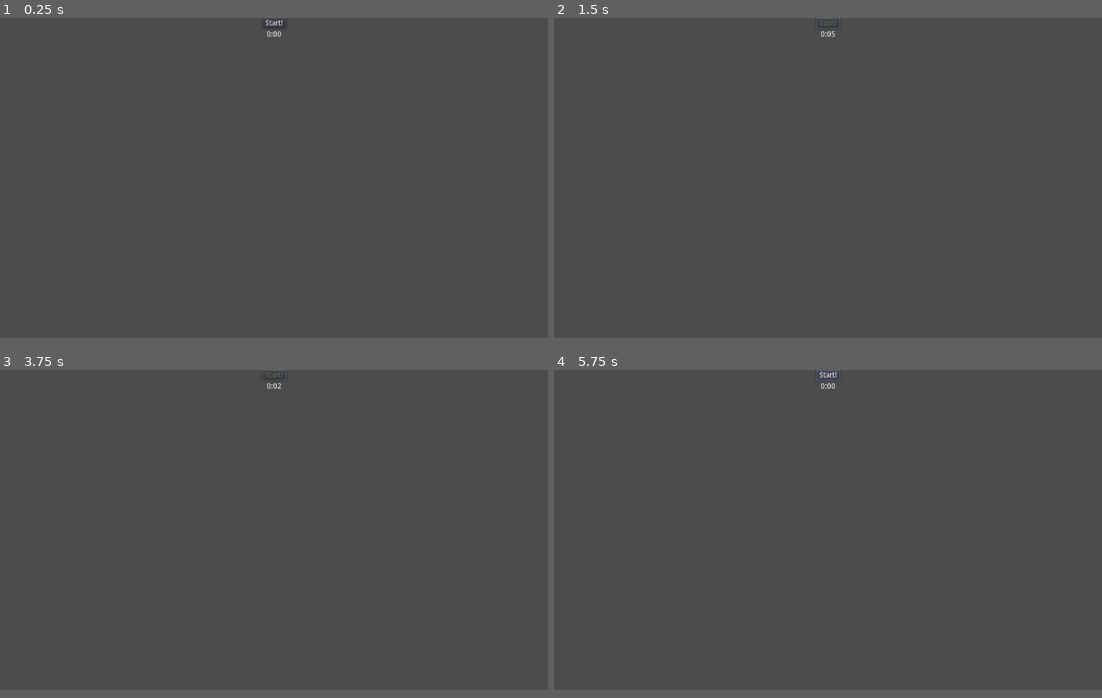
Above: before the commit, frames 1-4 (two rows, left to right).
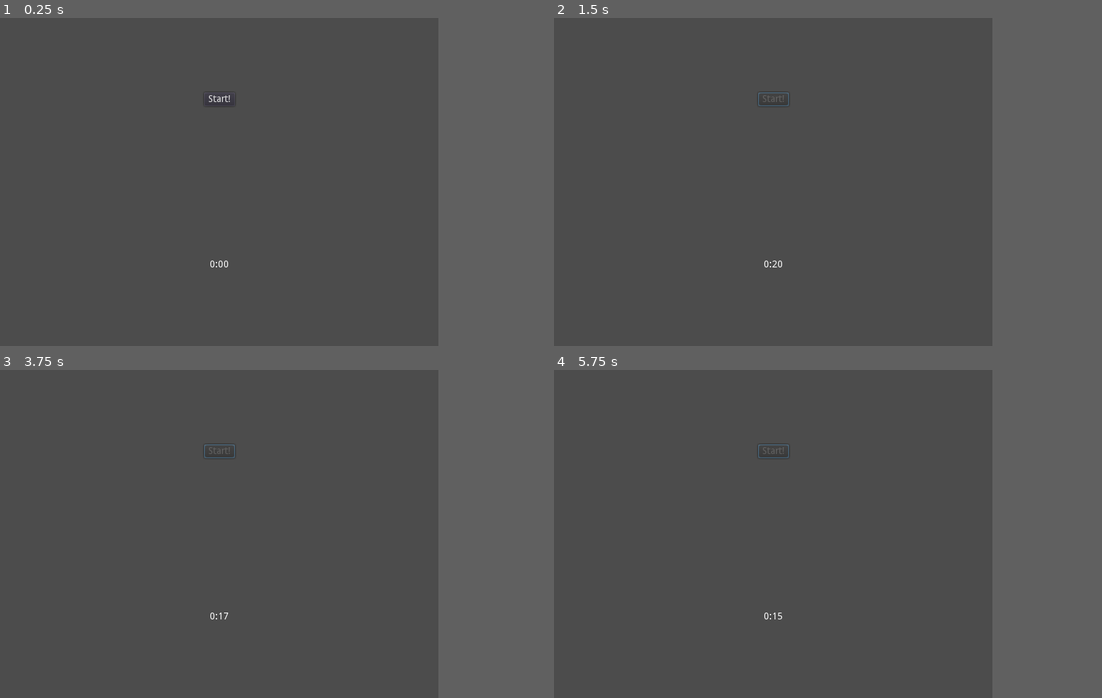
Above: after the commit, the same moments.

Repository: doctor-g/MonsDRAWsityTimer
Game: Godot game, scene res://src/MainScene.tscn
The game is run twice, just before and just after one commit, with the same random seed, the same clock (stepped at 60 frames per second) and the same inputs.
Inputs:
- Up to frame 1 (0.25 s): no input
- Up to frame 2 (1.5 s): click "Start!" at 0.5 s; tap Enter at 1.25 s
- Up to frame 3 (3.75 s): tap Space at 2 s; tap Enter at 3.5 s
- Up to frame 4 (5.75 s): tap Space at 4.25 s; tap Enter at 5 s
In our replay, the window is 800x468 before the commit and 640x480 after it. These sizes can differ from the game's own. Grey fills any space a smaller window leaves; there, only what the larger window draws over its background counts as a difference.

The runs differ from the first frame. In frame 1, 0.1% of the frame differs, in the area x 38-52%, y 0-77%; in frame 2, 0.1%; in frame 3, 0.1%; in frame 4, 0.1%, in the area x 37-53%, y 0-77%.

Commit message:
Adjust size and layout

Diff:
--- a/project/project.godot
+++ b/project/project.godot
@@ -23,6 +23,13 @@
 
 gdscript/warnings/integer_division=false
 
+[display]
+
+window/size/width=640
+window/size/height=480
+window/stretch/mode="2d"
+window/stretch/aspect="keep"
+
 [rendering]
 
 quality/driver/driver_name="GLES2"
--- a/project/src/MainScene.gd
+++ b/project/src/MainScene.gd
@@ -1,9 +1,14 @@
 extends Control
 
+enum State {
+	NONE, STUDY, DRAW
+}
 
-export var studyDuration := 5
+export var studyDuration := 20
+export var drawDuration := 120
 
 var _secondsRemaining : int = 0
+var _state = State.NONE
 
 onready var _startButton := $VBoxContainer/StartButton
 onready var _timer := $Timer
@@ -13,6 +18,7 @@
 
 func _on_StartButton_pressed():
 	_startButton.disabled = true
+	_state = State.STUDY
 	_secondsRemaining = studyDuration
 	_timeRemainingLabel.text = _formatSecondsRemaining()
 	_timer.start(1)
@@ -23,8 +29,13 @@
 	_timeRemainingLabel.text = _formatSecondsRemaining()
 	if _secondsRemaining == 0:
 		_beepPlayer.play()
-		_startButton.disabled = false
-		_timer.stop()
+		match _state:
+			State.STUDY:
+				_secondsRemaining = drawDuration
+			State.DRAW:
+				_startButton.disabled = false
+				_state = State.NONE
+				_timer.stop()
 
 
 func _formatSecondsRemaining() -> String:
--- a/project/src/MainScene.tscn
+++ b/project/src/MainScene.tscn
@@ -25,14 +25,19 @@
 }
 
 [node name="StartButton" type="Button" parent="VBoxContainer"]
+margin_top = 109.0
 margin_right = 45.0
-margin_bottom = 20.0
+margin_bottom = 129.0
+size_flags_horizontal = 3
+size_flags_vertical = 6
 text = "Start!"
 
 [node name="TimeRemaining" type="Label" parent="VBoxContainer"]
-margin_top = 24.0
+margin_top = 354.0
 margin_right = 45.0
-margin_bottom = 38.0
+margin_bottom = 368.0
+size_flags_horizontal = 3
+size_flags_vertical = 6
 text = "0:00"
 align = 1
 
